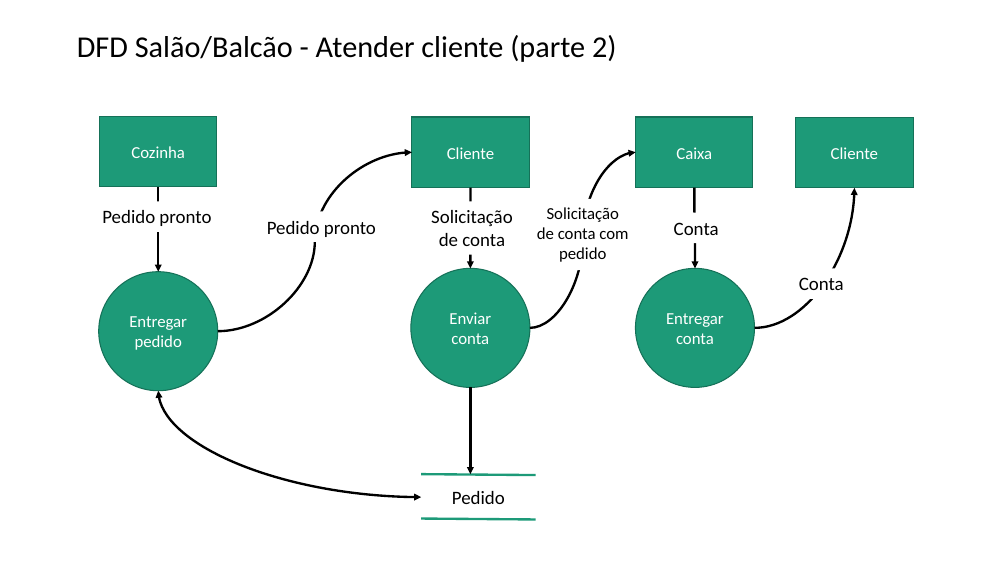
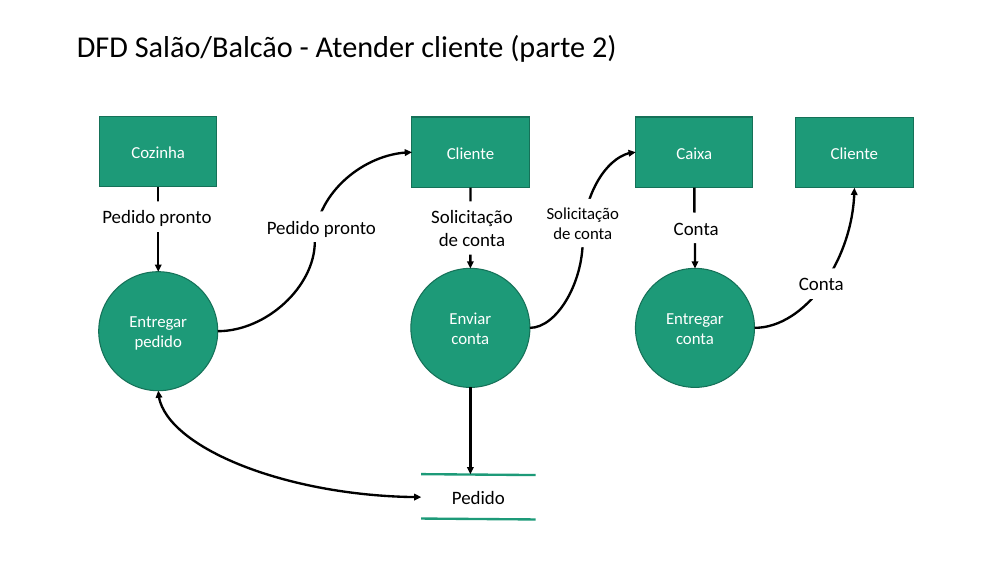
Before and after one commit to faconta/OPE, a slide deck: slide 2 of Artefatos/16. Diagramas de Fluxo de Dados.pptx. Drawn at 1008x567 pixels with LibreOffice and Linux fonts; fonts in the diff are those of the drawing. Boxes give left, top, right and bottom in pixels: in the first picture for what was removed or moved away, otherwise in the second. Text is boxed around its words. In the diff, an @@ line names an element or a change of style, - is before the commit and + after.

```diff
--- a/Artefatos/16. Diagramas de Fluxo de Dados.pptx
+++ b/Artefatos/16. Diagramas de Fluxo de Dados.pptx
@@ text at [553,227,612,239]: text changed @@
-de conta com
-pedido
+de conta
```
Also in this commit, not shown: 3 other files.
